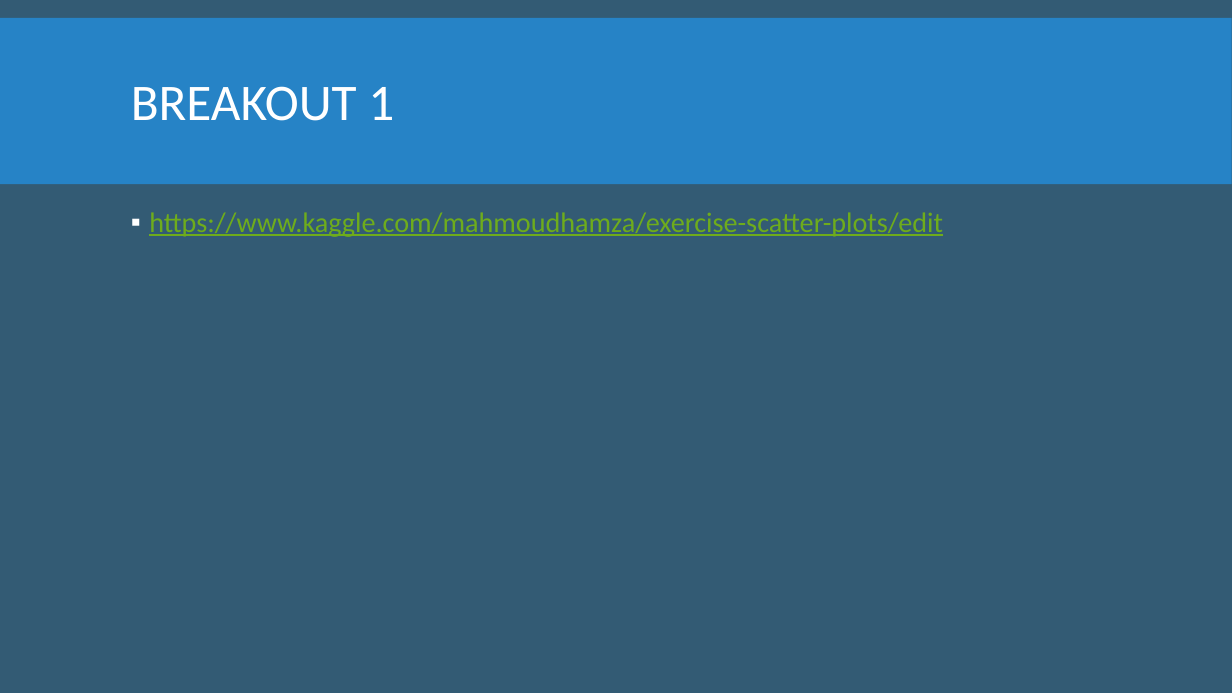
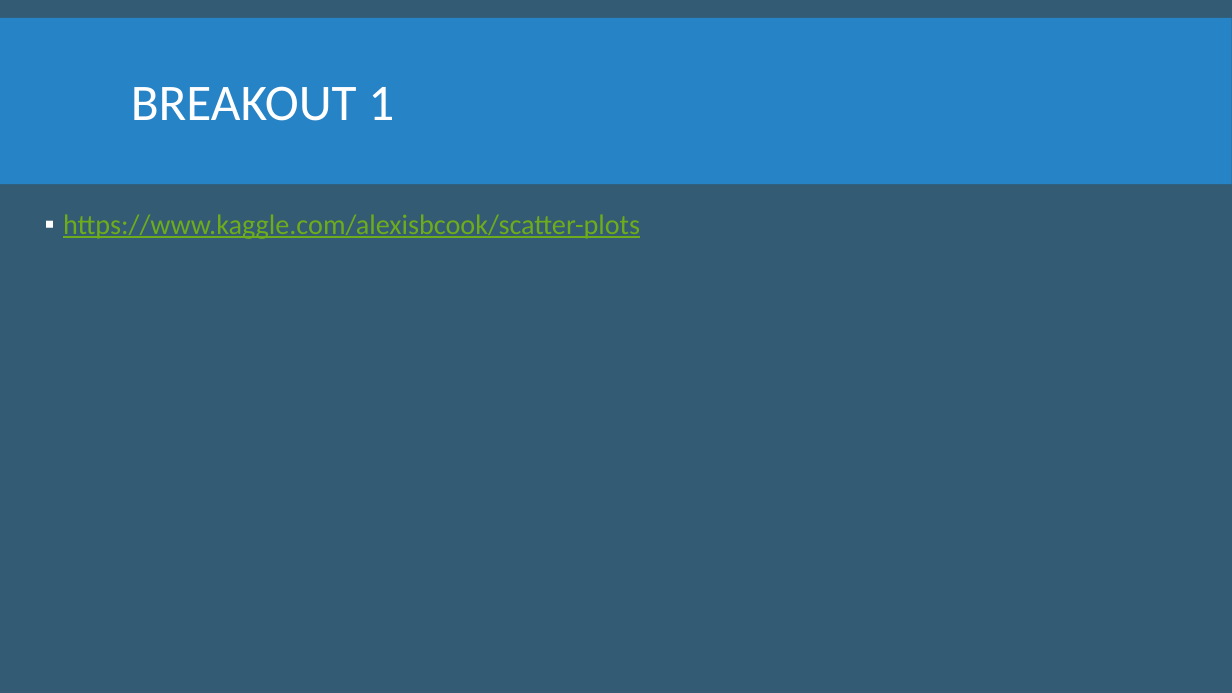
Before and after one commit to santarabantoosoo/Data-Analyst-ND-presentations, a slide deck: slide 45 of s8_multivariate_viz/s8.pptx. Drawn at 1232x693 pixels with LibreOffice and Linux fonts; fonts in the diff are those of the drawing; background and template pictures are left out. Boxes give left, top, right and bottom in pixels: in the first picture for what was removed or moved away, otherwise in the second. Text is boxed around its words. In the diff, an @@ line names an element or a change of style, - is before the commit and + after.

```diff
--- a/s8_multivariate_viz/s8.pptx
+++ b/s8_multivariate_viz/s8.pptx
@@ text at bbox=[63, 214, 640, 239]: text changed @@
-▪ https://www.kaggle.com/mahmoudhamza/exercise-scatter-plots/edit
+▪ https://www.kaggle.com/alexisbcook/scatter-plots
```
Also in this commit, not shown: 1 other slide changed.
